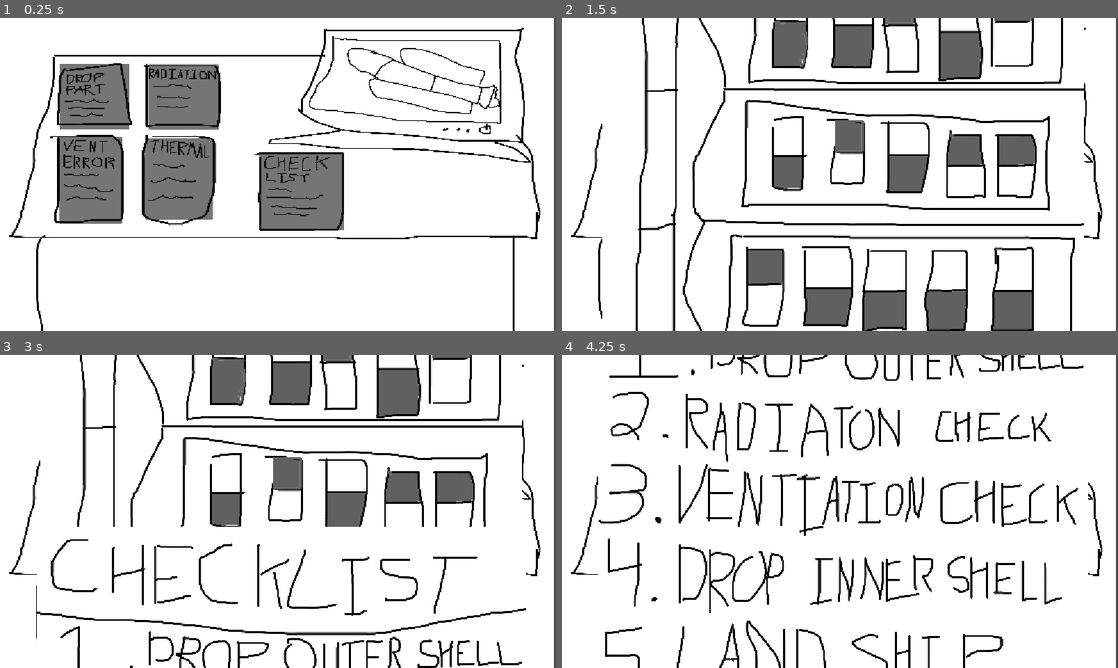
Above: before the commit, frames 1-4 (two rows, left to right).
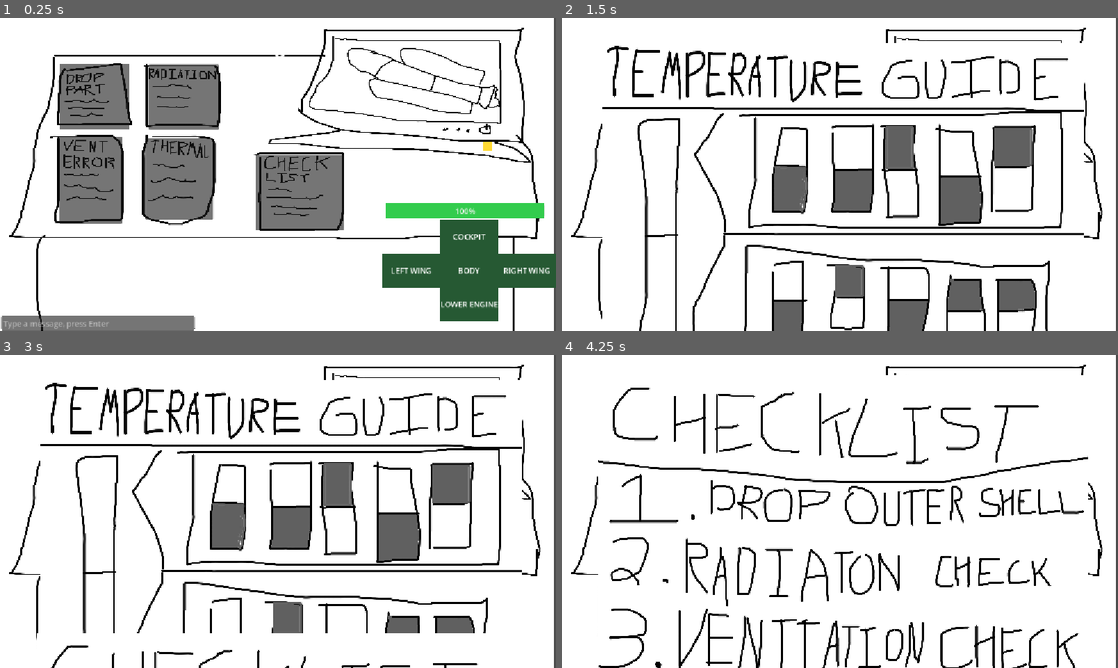
Above: after the commit, the same moments.

Repository: Milkprovidescalcium/game-jam-2026
Game: Godot game, scene res://scenes/ground_control/ground_control_nico.tscn
Same seed, same stepped clock (60 frames per second), same inputs: the game is played once before the commit and once after it. The engine's default icon, where the game draws it, is replaced by a stand-in: a white triangle on a blue panel in a dark square.
Inputs (mouse positions are in pixels of both pictures, inside the frame that each line leads up to; where the layout moved, square brackets give the same spot in the first picture):
- Up to frame 1 (0.25 s): no input
- Up to frame 2 (1.5 s): click (739, 177) at 0.5 s; click (745, 96) at 1.25 s
- Up to frame 3 (3 s): click (88, 517) at 2 s; click (300, 530) [300, 527] at 2.75 s
- Up to frame 4 (4.25 s): click (656, 433) at 3.5 s

The runs differ from the first frame. In frame 1, 9.0% of the frame differs, in the area x 0-100%, y 11-100%; in frame 2, 28%, in the area x 7-94%, y 0-100%; in frame 3, 23%; in frame 4, 14%.

Commit message:
??? wtf happened everything just disappeared never accept changes from outside godot bro

Diff:
--- a/scenes/ground_control/checklist_node.gd
+++ b/scenes/ground_control/checklist_node.gd
@@ -4,6 +4,8 @@
 @onready var bottom_border: Sprite2D = $BottomOfCampForCheckListSprite
 @onready var top_border: Sprite2D = $TopOfCamForCheckListSprite
 
+signal checklist_up
+signal checklist_down
 
 func _ready() -> void:
 	#makes all the sprite's y value get like pivoted to the bottom instead of the middle
@@ -16,7 +18,7 @@
 var ORIGINY = 3800
 
 var ONSCREENX = 190
-var ONSCREENY = 1500
+var ONSCREENY = 1800
 var TWEENSPEED = 0.25
 var onScreen = false;
 
@@ -27,6 +29,7 @@
 
 	onScreen = true;
 	print(sprite.position)
+	checklist_up.emit()
 
 func move_down() -> void:
 	print("moved down")
@@ -34,6 +37,8 @@
 	tween.tween_property(sprite, "position", Vector2(ORIGINX, ORIGINY), TWEENSPEED)
 
 	onScreen = false
+	checklist_down.emit()
+
 
 var scroll_speed = 50
 
@@ -62,4 +67,5 @@
 		move_down()
 
 func _on_check_list_button_pressed() -> void:
+	print("hey")
 	move_to_screen()
--- a/scenes/ground_control/ground_control_nico.tscn
+++ b/scenes/ground_control/ground_control_nico.tscn
@@ -1,10 +1,14 @@
 [gd_scene format=3 uid="uid://cnkp1d1wsq1ya"]
 
-[ext_resource type="Script" uid="uid://dstmvuc8nfgdb" path="res://scenes/ground_control/ground_control_nico.gd" id="1_qawio"]
+[ext_resource type="Script" uid="uid://bsoh1hrpxdpm1" path="res://scenes/ground_control/ground_control.gd" id="1_qawio"]
+[ext_resource type="PackedScene" uid="uid://bjj87363a6sjp" path="res://scenes/ui/timer_label.tscn" id="2_1epie"]
 [ext_resource type="Texture2D" uid="uid://b8a5yrxplyp2k" path="res://art/rooms/ground_control.jpg" id="2_qn33s"]
+[ext_resource type="PackedScene" uid="uid://gsq420gyuwff" path="res://scenes/ui/ship_map.tscn" id="3_iw7wk"]
 [ext_resource type="Script" uid="uid://dctssf1qfeu3s" path="res://scenes/ground_control/background.gd" id="3_sdfxw"]
 [ext_resource type="Script" uid="uid://ctvnbdatwtis4" path="res://scenes/ground_control/instructions_node.gd" id="4_f7g4o"]
+[ext_resource type="PackedScene" uid="uid://my762trhbs4g" path="res://scenes/chat/chat.tscn" id="4_u6d5m"]
 [ext_resource type="Texture2D" uid="uid://7m7igas4to5t" path="res://themes/icon.svg" id="5_1epie"]
+[ext_resource type="PackedScene" uid="uid://bnu5axbkt0ikn" path="res://scenes/ui/healthbar.tscn" id="5_k1cpu"]
 [ext_resource type="Texture2D" uid="uid://bkwhyxgasqn8" path="res://art/rooms/placeholder.jpeg" id="6_iw7wk"]
 [ext_resource type="Texture2D" uid="uid://cwl55g8086cqy" path="res://icon.svg" id="7_u6d5m"]
 [ext_resource type="Script" uid="uid://c2mvncn7x02px" path="res://scenes/ground_control/checklist_node.gd" id="8_k1cpu"]
@@ -66,6 +70,20 @@
 offset_right = -139.0
 offset_bottom = 914.0
 
+[node name="CanvasLayer" type="CanvasLayer" parent="InstructionsNode" unique_id=1865566714]
+
+[node name="TimerLabel" parent="InstructionsNode/CanvasLayer" unique_id=52369526 instance=ExtResource("2_1epie")]
+
+[node name="ShipMap" parent="InstructionsNode/CanvasLayer" unique_id=1489874199 instance=ExtResource("3_iw7wk")]
+
+[node name="ChatBox" parent="InstructionsNode/CanvasLayer" unique_id=1585531339 instance=ExtResource("4_u6d5m")]
+offset_left = 3.0
+offset_top = 398.0
+offset_right = 403.0
+offset_bottom = 648.0
+
+[node name="Healthbar" parent="InstructionsNode/CanvasLayer" unique_id=946722934 instance=ExtResource("5_k1cpu")]
+
 [node name="TableNode" type="Node2D" parent="." unique_id=1693905726]
 
 [node name="ScreenNode" type="Node2D" parent="TableNode" unique_id=835402527]
@@ -107,10 +125,10 @@
 scale = Vector2(0.4110054, 0.40624994)
 texture = ExtResource("10_akgbx")
 
-[node name="CheckListButton" type="Button" parent="TableNode/ChecklistNode/CheckListSprite" unique_id=971780861]
-offset_left = -1338.1819
-offset_top = -1649.2311
-offset_right = -909.9637
+[node name="CheckListButton" type="Button" parent="TableNode/ChecklistNode/CheckListSprite" unique_id=236150172]
+offset_left = -1352.7803
+offset_top = -1641.8464
+offset_right = -912.3967
 offset_bottom = -1257.8464
 
 [node name="TopOfCamForCheckListSprite" type="Sprite2D" parent="TableNode/ChecklistNode" unique_id=783338643]
@@ -142,7 +160,9 @@
 [connection signal="pressed" from="InstructionsNode/ThermalButton" to="InstructionsNode" method="_on_thermal_button_pressed"]
 [connection signal="pressed" from="InstructionsNode/RadiationButton" to="InstructionsNode" method="_on_radiation_button_pressed"]
 [connection signal="pressed" from="InstructionsNode/OxygenButton" to="InstructionsNode" method="_on_oxygen_button_pressed"]
-[connection signal="pressed" from="TableNode/ChecklistNode/CheckListSprite/CheckListButton" to="." method="_on_check_list_button_pressed"]
+[connection signal="checklist_down" from="TableNode/ChecklistNode" to="InstructionsNode" method="_on_checklist_node_checklist_down"]
+[connection signal="checklist_up" from="TableNode/ChecklistNode" to="InstructionsNode" method="_on_checklist_node_checklist_up"]
+[connection signal="pressed" from="TableNode/ChecklistNode/CheckListSprite/CheckListButton" to="InstructionsNode" method="_on_check_list_button_pressed"]
 [connection signal="pressed" from="TableNode/ChecklistNode/CheckListSprite/CheckListButton" to="TableNode/ChecklistNode" method="_on_check_list_button_pressed"]
 [connection signal="pressed" from="TableNode/PapersNode/PapersSprite/PapersButton" to="InstructionsNode" method="_on_button_pressed"]
 [connection signal="pressed" from="TableNode/PapersNode/PapersSprite/PapersButton" to="TableNode/PapersNode" method="_on_button_pressed"]
--- a/scenes/ground_control/instructions_node.gd
+++ b/scenes/ground_control/instructions_node.gd
@@ -4,6 +4,7 @@
 @onready var bottom_border: Sprite2D = $BottomOfCamSprite
 @onready var top_border: Sprite2D = $TopOfCamSprite
 
+@onready var canvas: CanvasLayer = $CanvasLayer
 
 func _ready() -> void:
 	#makes all the sprite's y value get like pivoted to the bottom instead of the middle
@@ -16,7 +17,7 @@
 var ORIGINY = 3800
 
 var ONSCREENX = 190
-var ONSCREENY = 1500
+var ONSCREENY = 1800
 var TWEENSPEED = 0.25
 var onScreen = false;
 
@@ -27,6 +28,7 @@
 	tween.tween_property(sprite, "position", Vector2(ONSCREENX, ONSCREENY), TWEENSPEED)
 
 	onScreen = true;
+	canvas.hide()
 	print(sprite.position)
 func move_down() -> void:
 	print("moved down")
@@ -34,6 +36,8 @@
 	tween.tween_property(sprite, "position", Vector2(ORIGINX, ORIGINY), TWEENSPEED)
 
 	onScreen = false
+	canvas.show()
+
 
 var scroll_speed = 50
 func _sprite_top() -> float: #calculates the top of the sprite
@@ -107,3 +111,13 @@
 		move_to_screen()
 
 	pass # Replace with function body.
+
+
+func _on_checklist_node_checklist_down() -> void:
+	canvas.show()
+	pass # Replace with function body.
+
+
+func _on_checklist_node_checklist_up() -> void:
+	canvas.hide()
+	pass # Replace with function body.
--- a/scenes/ui/ship_map.tscn
+++ b/scenes/ui/ship_map.tscn
@@ -154,6 +154,7 @@
 
 [node name="InfoLabel" type="RichTextLabel" parent="." unique_id=1161636495]
 unique_name_in_owner = true
+visible = false
 layout_mode = 0
 offset_left = 420.0
 offset_top = 210.0
